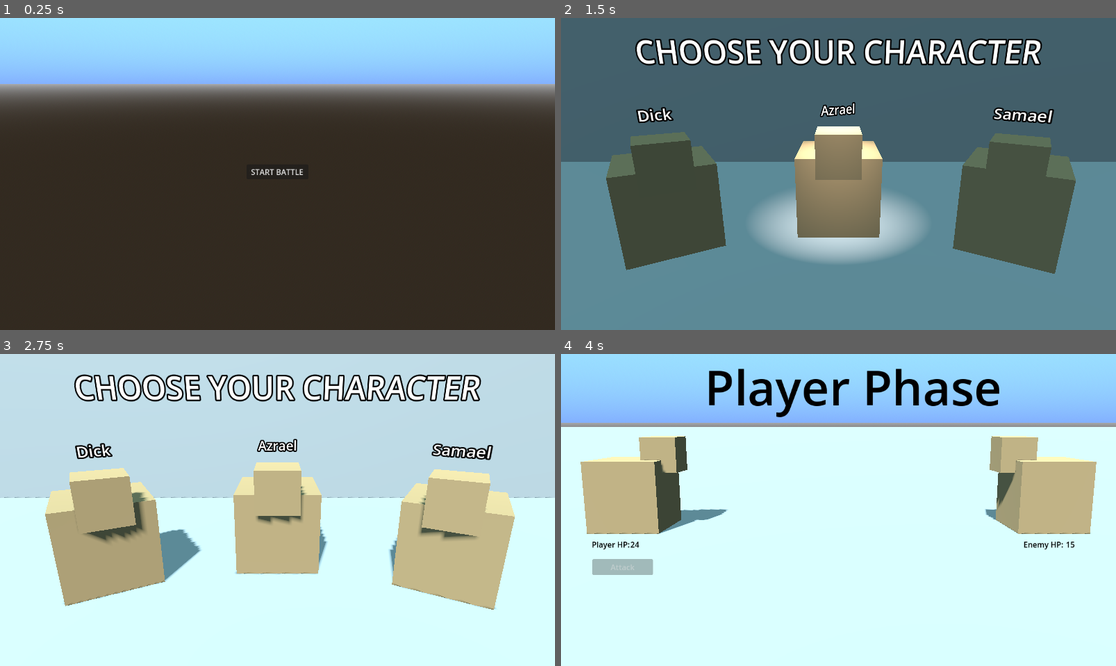
Above: before the commit, frames 1-4 (two rows, left to right).
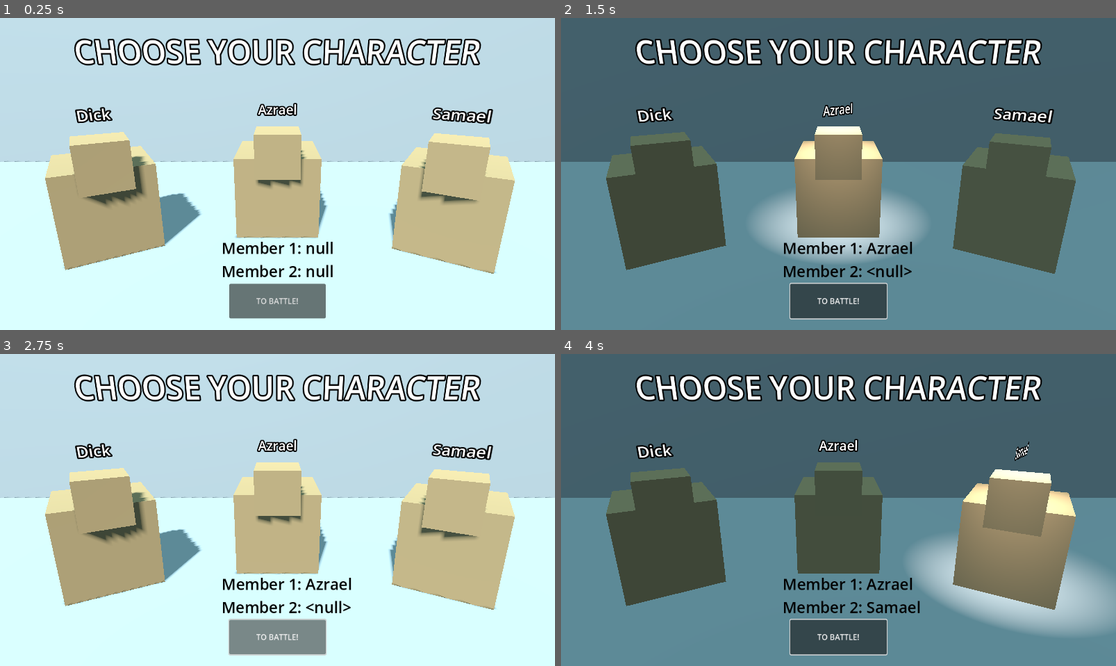
Above: after the commit, the same moments.

Repository: JStockwell/Project_FETEn
Game: Godot game, scene res://Scenes/character_select.tscn
The game is run twice, just before and just after one commit, with the same random seed, the same clock (stepped at 60 frames per second) and the same inputs. Before the commit the project starts from res://Scenes/main_menu.tscn.
Inputs (mouse positions are in pixels of both pictures, inside the frame that each line leads up to):
- Up to frame 1 (0.25 s): no input
- Up to frame 2 (1.5 s): click (838, 301) at 0.5 s, where only the run after the commit has a clickable "TO BATTLE!"; click (838, 170) at 1.25 s, where only the run before the commit has a clickable "START BATTLE"
- Up to frame 3 (2.75 s): click (277, 637) at 2 s, where only the run after the commit has a clickable "TO BATTLE!"
- Up to frame 4 (4 s): click (838, 637) at 2.75 s, where only the run after the commit has a clickable "TO BATTLE!"; tap Enter at 3.5 s; move the mouse to (960, 494) at 3.52 s; click (960, 494) at 3.67 s

The runs differ from the first frame. In frame 1, 100% of the frame differs, in the area x 0-100%, y 0-100%; in frame 2, 2.9%; in frame 3, 2.8%; in frame 4, 99%.

Commit message:
feat: party combat

Diff:
--- a/Scenes/character_select.tscn
+++ b/Scenes/character_select.tscn
@@ -13,14 +13,18 @@
 sky_horizon_color = Color(0.51, 0.689667, 1, 1)
 sky_curve = 0.0494816
 
-[sub_resource type="Sky" id="Sky_1jree"]
+[sub_resource type="Sky" id="Sky_p61ro"]
 sky_material = SubResource("ProceduralSkyMaterial_rmue4")
 
 [sub_resource type="Environment" id="Environment_65n0s"]
 background_mode = 2
-sky = SubResource("Sky_1jree")
+sky = SubResource("Sky_p61ro")
 
 [sub_resource type="BoxMesh" id="BoxMesh_nx7rs"]
+
+[sub_resource type="LabelSettings" id="LabelSettings_3ajwh"]
+font_size = 32
+font_color = Color(0, 0, 0, 1)
 
 [node name="CharacterSelect" type="Node3D"]
 script = ExtResource("1_ttntr")
@@ -110,9 +114,28 @@
 text = "CHOOSE YOUR CHARACTER"
 font_size = 64
 
+[node name="PartyText" type="Label" parent="UI"]
+layout_mode = 0
+offset_left = 460.0
+offset_top = 455.0
+offset_right = 692.0
+offset_bottom = 548.0
+text = "Member 1: null
+Member 2: null"
+label_settings = SubResource("LabelSettings_3ajwh")
+
+[node name="StartGame" type="Button" parent="UI"]
+layout_mode = 0
+offset_left = 476.0
+offset_top = 552.0
+offset_right = 676.0
+offset_bottom = 624.0
+text = "TO BATTLE!"
+
 [connection signal="mouse_entered" from="Characters/Dick" to="." method="_on_dick_mouse_entered"]
 [connection signal="mouse_exited" from="Characters/Dick" to="." method="_on_dick_mouse_exited"]
 [connection signal="mouse_entered" from="Characters/Samael" to="." method="_on_samael_mouse_entered"]
 [connection signal="mouse_exited" from="Characters/Samael" to="." method="_on_samael_mouse_exited"]
 [connection signal="mouse_entered" from="Characters/Azrael" to="." method="_on_azrael_mouse_entered"]
 [connection signal="mouse_exited" from="Characters/Azrael" to="." method="_on_azrael_mouse_exited"]
+[connection signal="pressed" from="UI/StartGame" to="." method="_on_start_game_pressed"]
--- /dev/null
+++ b/Scenes/choose_combat.tscn
@@ -0,0 +1,94 @@
+[gd_scene load_steps=4 format=3 uid="uid://gmeuxbhdj8gy"]
+
+[ext_resource type="Script" path="res://Scripts/choose_combat.gd" id="1_rfwh3"]
+
+[sub_resource type="LabelSettings" id="LabelSettings_u80gp"]
+font_size = 24
+
+[sub_resource type="LabelSettings" id="LabelSettings_n5p71"]
+font_size = 32
+
+[node name="ChooseCombat" type="Control"]
+layout_mode = 3
+anchors_preset = 15
+anchor_right = 1.0
+anchor_bottom = 1.0
+grow_horizontal = 2
+grow_vertical = 2
+script = ExtResource("1_rfwh3")
+
+[node name="DropdownParty" type="OptionButton" parent="."]
+layout_mode = 0
+offset_left = 192.0
+offset_top = 192.0
+offset_right = 384.0
+offset_bottom = 256.0
+allow_reselect = true
+
+[node name="DropdownEnemy" type="OptionButton" parent="."]
+offset_left = 768.0
+offset_top = 192.0
+offset_right = 960.0
+offset_bottom = 256.0
+allow_reselect = true
+
+[node name="StartBattle" type="Button" parent="."]
+layout_mode = 0
+offset_left = 448.0
+offset_top = 448.0
+offset_right = 704.0
+offset_bottom = 576.0
+text = "TO BATTLE!"
+
+[node name="Labels" type="Control" parent="."]
+anchors_preset = 0
+offset_right = 40.0
+offset_bottom = 40.0
+
+[node name="ChooseParty" type="Label" parent="Labels"]
+layout_mode = 0
+offset_left = 192.0
+offset_top = 120.0
+offset_right = 384.0
+offset_bottom = 191.0
+text = "Choose Party Member"
+label_settings = SubResource("LabelSettings_u80gp")
+horizontal_alignment = 1
+autowrap_mode = 3
+
+[node name="ChooseEnemy" type="Label" parent="Labels"]
+offset_left = 768.0
+offset_top = 120.0
+offset_right = 960.0
+offset_bottom = 191.0
+text = "Choose Enemy"
+label_settings = SubResource("LabelSettings_u80gp")
+horizontal_alignment = 1
+autowrap_mode = 3
+
+[node name="PartyHP" type="Label" parent="Labels"]
+layout_mode = 0
+offset_left = 181.0
+offset_top = 256.0
+offset_right = 396.0
+offset_bottom = 376.0
+label_settings = SubResource("LabelSettings_n5p71")
+
+[node name="EnemyHP" type="Label" parent="Labels"]
+offset_left = 757.0
+offset_top = 256.0
+offset_right = 972.0
+offset_bottom = 376.0
+label_settings = SubResource("LabelSettings_n5p71")
+
+[node name="ErrorLabel" type="Label" parent="Labels"]
+layout_mode = 0
+offset_left = 488.0
+offset_top = 392.0
+offset_right = 664.0
+offset_bottom = 441.0
+text = "Player or Enemy has already been defeated"
+horizontal_alignment = 1
+autowrap_mode = 3
+
+[connection signal="pressed" from="StartBattle" to="." method="_on_start_battle_pressed"]
--- /dev/null
+++ b/Scenes/lose.tscn
@@ -0,0 +1,97 @@
+[gd_scene load_steps=8 format=3 uid="uid://c6o0bhwkinueb"]
+
+[ext_resource type="PackedScene" uid="uid://mx0c7vkqcljs" path="res://Scenes/character.tscn" id="1_7gyiw"]
+
+[sub_resource type="BoxMesh" id="BoxMesh_l3ihd"]
+
+[sub_resource type="BoxShape3D" id="BoxShape3D_cu00d"]
+size = Vector3(51, 1, 51)
+
+[sub_resource type="ProceduralSkyMaterial" id="ProceduralSkyMaterial_1oxys"]
+sky_top_color = Color(0.625808, 0.918612, 1, 1)
+sky_horizon_color = Color(0.51, 0.689667, 1, 1)
+sky_curve = 0.0494816
+
+[sub_resource type="Sky" id="Sky_1jree"]
+sky_material = SubResource("ProceduralSkyMaterial_1oxys")
+
+[sub_resource type="Environment" id="Environment_eel7x"]
+background_mode = 2
+sky = SubResource("Sky_1jree")
+
+[sub_resource type="BoxMesh" id="BoxMesh_t1wwb"]
+
+[node name="Lose" type="Node3D"]
+
+[node name="Floor" type="StaticBody3D" parent="."]
+transform = Transform3D(1.01002, 0, 0, 0, 1.01002, 0, 0, 0, 1.01002, 0, -1, 0)
+
+[node name="MeshInstance3D" type="MeshInstance3D" parent="Floor"]
+transform = Transform3D(50, 0, 0, 0, 1, 0, 0, 0, 50, 0, 0, 0)
+mesh = SubResource("BoxMesh_l3ihd")
+
+[node name="CollisionShape3D" type="CollisionShape3D" parent="Floor"]
+shape = SubResource("BoxShape3D_cu00d")
+
+[node name="Characters" type="Node3D" parent="."]
+
+[node name="Dick" parent="Characters" instance=ExtResource("1_7gyiw")]
+transform = Transform3D(0.524926, -0.848169, 0.0711492, 0.0737786, -0.0379353, -0.996553, 0.847944, 0.528366, 0.0426635, -2, 0, 0)
+mass = 80.0
+
+[node name="DickLight" type="SpotLight3D" parent="Characters/Dick"]
+transform = Transform3D(-4.37114e-08, -0.952129, 0.305695, 0, 0.305695, 0.952129, -1, 4.16189e-08, -1.33624e-08, 1, 3, 0)
+visible = false
+light_energy = 15.0
+spot_range = 4.82065
+spot_angle = 19.4382
+
+[node name="DickTitle" type="Label3D" parent="Characters/Dick"]
+transform = Transform3D(-4.37114e-08, 0, 1, 0, 1, 0, -1, 0, -4.37114e-08, 0, 1, 0)
+text = "Dick"
+
+[node name="Samael" parent="Characters" instance=ExtResource("1_7gyiw")]
+transform = Transform3D(0.00866877, 0.901221, -0.433273, 0.998278, 0.0173375, 0.0560356, 0.0580125, -0.433013, -0.899519, 2, 0, 0.068)
+
+[node name="SamaelLight" type="SpotLight3D" parent="Characters/Samael"]
+transform = Transform3D(-4.37114e-08, -0.95213, 0.305695, 0, 0.305696, 0.952129, -1, 4.16189e-08, -1.33624e-08, 1, 3, 0)
+visible = false
+light_energy = 15.0
+spot_range = 4.82065
+spot_angle = 19.4382
+
+[node name="SamaelTitle" type="Label3D" parent="Characters/Samael"]
+transform = Transform3D(-4.37114e-08, 0, 1, 0, 1, 0, -1, 0, -4.37114e-08, -0.0588897, 1, 0.034)
+text = "Samael"
+
+[node name="Azrael" parent="Characters" instance=ExtResource("1_7gyiw")]
+transform = Transform3D(-4.37114e-08, 0, -1, -1, -4.37114e-08, 4.37114e-08, -4.37114e-08, 1, 1.91069e-15, 0, 0, -0.504442)
+
+[node name="AzraelLight" type="SpotLight3D" parent="Characters/Azrael"]
+transform = Transform3D(-4.37114e-08, -0.952129, 0.305695, 0, 0.305695, 0.952129, -1, 4.16189e-08, -1.33624e-08, 1, 3, 0)
+visible = false
+light_energy = 15.0
+spot_range = 4.82065
+spot_angle = 19.4382
+
+[node name="AzraelTitle" type="Label3D" parent="Characters/Azrael"]
+transform = Transform3D(-4.37114e-08, 0, 1, 0, 1, 0, -1, 0, -4.37114e-08, 0, 1, 0)
+text = "Azrael"
+
+[node name="Pivot" type="Marker3D" parent="."]
+transform = Transform3D(1, 0, 0, 0, 0.953491, 0.301422, 0, -0.301422, 0.953491, 0, 0, 0)
+
+[node name="Camera3D" type="Camera3D" parent="Pivot"]
+transform = Transform3D(1, 0, 0, 0, 1, 5.96046e-08, 0, -2.98023e-08, 1, 0, 0.310599, 3.94123)
+environment = SubResource("Environment_eel7x")
+fov = 50.0
+
+[node name="Wall" type="MeshInstance3D" parent="."]
+transform = Transform3D(19.488, 0, 0, 0, 10.1376, 0, 0, 0, 1, 0, 0, -4)
+mesh = SubResource("BoxMesh_t1wwb")
+skeleton = NodePath("")
+
+[node name="Label3D" type="Label3D" parent="."]
+transform = Transform3D(1, 0, 0, 0, 1, 0, 0, 0, 1, 0, 1.57062, 0)
+text = "YOU SUCK"
+font_size = 128
--- /dev/null
+++ b/Scenes/victory.tscn
@@ -0,0 +1,96 @@
+[gd_scene load_steps=9 format=3 uid="uid://dsxjb7n4hshee"]
+
+[ext_resource type="Script" path="res://Scripts/victory.gd" id="1_fotd0"]
+[ext_resource type="PackedScene" uid="uid://mx0c7vkqcljs" path="res://Scenes/character.tscn" id="2_x4e2s"]
+
+[sub_resource type="BoxMesh" id="BoxMesh_vlo5m"]
+
+[sub_resource type="BoxShape3D" id="BoxShape3D_j8hrw"]
+size = Vector3(51, 1, 51)
+
+[sub_resource type="ProceduralSkyMaterial" id="ProceduralSkyMaterial_6hlkx"]
+sky_top_color = Color(0.625808, 0.918612, 1, 1)
+sky_horizon_color = Color(0.51, 0.689667, 1, 1)
+sky_curve = 0.0494816
+
+[sub_resource type="Sky" id="Sky_4a266"]
+sky_material = SubResource("ProceduralSkyMaterial_6hlkx")
+
+[sub_resource type="Environment" id="Environment_6kn6m"]
+background_mode = 2
+sky = SubResource("Sky_4a266")
+
+[sub_resource type="BoxMesh" id="BoxMesh_05okx"]
+
+[node name="Victory" type="Node3D"]
+script = ExtResource("1_fotd0")
+
+[node name="Floor" type="StaticBody3D" parent="."]
+transform = Transform3D(1.01002, 0, 0, 0, 1.01002, 0, 0, 0, 1.01002, 0, -1, 0)
+
+[node name="MeshInstance3D" type="MeshInstance3D" parent="Floor"]
+transform = Transform3D(50, 0, 0, 0, 1, 0, 0, 0, 50, 0, 0, 0)
+mesh = SubResource("BoxMesh_vlo5m")
+
+[node name="CollisionShape3D" type="CollisionShape3D" parent="Floor"]
+shape = SubResource("BoxShape3D_j8hrw")
+
+[node name="Characters" type="Node3D" parent="."]
+
+[node name="Dick" parent="Characters" instance=ExtResource("2_x4e2s")]
+transform = Transform3D(0.5, 2.18557e-08, -0.866026, -5.85622e-09, 1, 2.18557e-08, 0.866026, -5.85622e-09, 0.5, -2, 0, 0)
+mass = 80.0
+
+[node name="DickLight" type="SpotLight3D" parent="Characters/Dick"]
+transform = Transform3D(-4.37114e-08, -0.952129, 0.305695, 0, 0.305695, 0.952129, -1, 4.16189e-08, -1.33624e-08, 1, 3, 0)
+light_energy = 15.0
+spot_range = 4.82065
+spot_angle = 19.4382
+
+[node name="DickTitle" type="Label3D" parent="Characters/Dick"]
+transform = Transform3D(-4.37114e-08, 0, 1, 0, 1, 0, -1, 0, -4.37114e-08, 0, 1, 0)
+text = "Dick"
+
+[node name="Samael" parent="Characters" instance=ExtResource("2_x4e2s")]
+transform = Transform3D(-0.5, 0, -0.866025, 0, 1, 0, 0.866025, 0, -0.5, 2, 0, 0.068)
+
+[node name="SamaelLight" type="SpotLight3D" parent="Characters/Samael"]
+transform = Transform3D(-4.37114e-08, -0.95213, 0.305695, 0, 0.305696, 0.952129, -1, 4.16189e-08, -1.33624e-08, 1, 3, 0)
+light_energy = 15.0
+spot_range = 4.82065
+spot_angle = 19.4382
+
+[node name="SamaelTitle" type="Label3D" parent="Characters/Samael"]
+transform = Transform3D(-4.37114e-08, 0, 1, 0, 1, 0, -1, 0, -4.37114e-08, -0.0588897, 1, 0.034)
+text = "Samael"
+
+[node name="Azrael" parent="Characters" instance=ExtResource("2_x4e2s")]
+transform = Transform3D(-4.37114e-08, 0, -1, 0, 1, 0, 1, 0, -4.37114e-08, 0, 0, -0.504442)
+
+[node name="AzraelLight" type="SpotLight3D" parent="Characters/Azrael"]
+transform = Transform3D(-4.37114e-08, -0.952129, 0.305695, 0, 0.305695, 0.952129, -1, 4.16189e-08, -1.33624e-08, 1, 3, 0)
+light_energy = 15.0
+spot_range = 4.82065
+spot_angle = 19.4382
+
+[node name="AzraelTitle" type="Label3D" parent="Characters/Azrael"]
+transform = Transform3D(-4.37114e-08, 0, 1, 0, 1, 0, -1, 0, -4.37114e-08, 0, 1, 0)
+text = "Azrael"
+
+[node name="Pivot" type="Marker3D" parent="."]
+transform = Transform3D(1, 0, 0, 0, 0.953491, 0.301422, 0, -0.301422, 0.953491, 0, 0, 0)
+
+[node name="Camera3D" type="Camera3D" parent="Pivot"]
+transform = Transform3D(1, 0, 0, 0, 1, 5.96046e-08, 0, -2.98023e-08, 1, 0, 0.310599, 3.94123)
+environment = SubResource("Environment_6kn6m")
+fov = 50.0
+
+[node name="Wall" type="MeshInstance3D" parent="."]
+transform = Transform3D(19.488, 0, 0, 0, 10.1376, 0, 0, 0, 1, 0, 0, -4)
+mesh = SubResource("BoxMesh_05okx")
+skeleton = NodePath("")
+
+[node name="Label3D" type="Label3D" parent="."]
+transform = Transform3D(1, 0, 0, 0, 1, 0, 0, 0, 1, 0, 1.57062, 0)
+text = "VICTORY"
+font_size = 128
--- a/Scripts/character_select.gd
+++ b/Scripts/character_select.gd
@@ -21,6 +21,9 @@
 @onready
 var ambientLight = $Lights/DirectionalLight3D
 
+@onready
+var partyText = $UI/PartyText
+
 var inDick = false
 var inSamael = false
 var inAzrael = false
@@ -28,6 +31,8 @@
 var dickLabelVel = 0
 var samaelLabelVel = 0
 var azraelLabelVel = 0
+
+var tempParty = [null,null]
 
 func _process(delta):
 	dickLabel.rotate(Vector3(0,1,0), dickLabelVel)
@@ -41,16 +46,29 @@
 			return
 
 		if inDick:
-			GameStatus.activePlayer = GameStatus.playerList["Dick"]
+			modify_party("Dick")
 
 		elif inSamael:
-			GameStatus.activePlayer = GameStatus.playerList["Samael"]
+			modify_party("Samael")
 
 		elif inAzrael:
-			GameStatus.activePlayer = GameStatus.playerList["Azrael"]
+			modify_party("Azrael")
 
-		get_tree().change_scene_to_file("res://Scenes/combat_proto.tscn")
 
+func modify_party(name):
+	if tempParty.has(name):
+		tempParty.remove_at(tempParty.find(name))
+		tempParty.append(null)
+
+	elif tempParty[0] == null:
+		tempParty.remove_at(0)
+		tempParty.insert(0, name)
+
+	elif tempParty[1] == null:
+		tempParty.remove_at(1)
+		tempParty.append(name)
+
+	partyText.text = "Member 1: {member1}\nMember 2: {member2}".format({"member1": tempParty[0],"member2":tempParty[1]})
 
 func _on_dick_mouse_entered():
 	inDick = true
@@ -94,3 +112,10 @@
 	ambientLight.show()
 	azraelLabelVel = 0
 	azraelLabel.set_rotation_degrees(Vector3(0,90,0))
+
+
+func _on_start_game_pressed():
+	if tempParty.count(null) == 0:
+		GameStatus.party[tempParty[0]] = GameStatus.playerList[tempParty[0]]
+		GameStatus.party[tempParty[1]] = GameStatus.playerList[tempParty[1]]
+		get_tree().change_scene_to_file("res://Scenes/choose_combat.tscn")
--- /dev/null
+++ b/Scripts/choose_combat.gd
@@ -0,0 +1,36 @@
+extends Control
+
+@onready
+var dropdownParty = $DropdownParty
+
+@onready
+var dropdownEnemies = $DropdownEnemy
+
+@onready
+var partyHP = $Labels/PartyHP
+
+@onready
+var enemyHP = $Labels/EnemyHP
+
+@onready
+var errorLabel = $Labels/ErrorLabel
+
+func _ready():
+	errorLabel.hide()
+
+	for character in GameStatus.party.keys():
+		dropdownParty.add_item(character)
+		partyHP.text += "{character}: {currentHP}/{maxHP}\n".format({"character":character,"currentHP":GameStatus.party[character]["current_health"],"maxHP":GameStatus.party[character]["max_health"]})
+
+	for enemy in GameStatus.enemies.keys():
+		dropdownEnemies.add_item(enemy)
+		enemyHP.text += "{enemy}: {currentHP}/{maxHP}\n".format({"enemy":enemy,"currentHP":GameStatus.enemies[enemy]["current_health"],"maxHP":GameStatus.enemies[enemy]["max_health"]})
+
+
+func _on_start_battle_pressed():
+	GameStatus.set_active_player(GameStatus.party[dropdownParty.get_item_text(dropdownParty.get_selected_id())])
+	GameStatus.set_active_enemy(dropdownEnemies.get_item_text(dropdownEnemies.get_selected_id()), GameStatus.enemies[dropdownEnemies.get_item_text(dropdownEnemies.get_selected_id())])
+	if GameStatus.activePlayer["current_health"] > 0 and GameStatus.activeEnemy["current_health"] > 0:
+		get_tree().change_scene_to_file("res://Scenes/combat_proto.tscn")
+	else:
+		errorLabel.show()
--- a/Scripts/combat_proto.gd
+++ b/Scripts/combat_proto.gd
@@ -31,8 +31,6 @@
 var enemyStatsLabel = $UI/StatsLabel/EnemyStatsLabel
 
 var isPlayerPhase = true
-
-signal quitGame
 
 # Called when the node enters the scene tree for the first time.
 func _ready():
@@ -72,6 +70,7 @@
 
 
 func _on_button_attack_pressed():
+	buttonAttack.disabled = true
 	attack_calculation(Enemy, Player.get_attack(), hpLabelEnemy, true)
 
 func enemy_attack():
@@ -85,21 +84,47 @@
 	label.text = str(max(0,finalHP))
 
 	if finalHP > 0:
+		if isPlayer:
+			GameStatus.set_active_enemy_hp(finalHP)
+		else:
+			GameStatus.set_active_player_hp(finalHP)
 		change_phase()
+
 	else:
 		buttonAttack.disabled = true
 
 		if isPlayer:
-			phaseText.text = "VICTORY"
+			phaseText.text = "ENEMY DEFEATED"
+			GameStatus.set_active_enemy_hp(0)
 		else:
 			phaseText.text = "YOU LOST"
+			GameStatus.set_active_player_hp(0)
 
 		phaseText.show()
 		defender.death(damage)
+		save_result()
 		await wait(1.5)
-		endText.show()
-		await Signal(self,"quitGame")
-		get_tree().quit()
+
+		if isPlayer:
+			var enemyHealthPool = 0
+			for enemy in GameStatus.enemies:
+				enemyHealthPool += GameStatus.enemies[enemy]["current_health"]
+
+			if enemyHealthPool <= 0:
+				get_tree().change_scene_to_file("res://Scenes/victory.tscn")
+			else:
+				get_tree().change_scene_to_file("res://Scenes/choose_combat.tscn")
+
+		else:
+			var playerHealthPool = 0
+			for player in GameStatus.party:
+				playerHealthPool += GameStatus.party[player]["current_health"]
+
+			if playerHealthPool <= 0:
+				print("HELP")
+				get_tree().change_scene_to_file("res://Scenes/lose.tscn")
+			else:
+				get_tree().change_scene_to_file("res://Scenes/choose_combat.tscn")
 
 func damage_calculation(att, def):
 	var damage = 0
@@ -113,6 +138,12 @@
 func setStatsLabel(label, statsSet):
 	label.text = "Name: {name}\nMax HP: {maxHP}\nAttack: {att}\nDefense: {def}".format({"name": statsSet["name"], "maxHP": statsSet["max_health"], "att": statsSet["attack"], "def": statsSet["defense"]})
 
+func save_result():
+	GameStatus.party[GameStatus.activePlayer["name"]] = GameStatus.activePlayer
+	var enemyId = GameStatus.activeEnemy["id"]
+	GameStatus.activeEnemy.erase("id")
+	GameStatus.enemies[enemyId] = GameStatus.activeEnemy
+
 # Utility functions
 func wait(time):
 	await get_tree().create_timer(time).timeout
@@ -120,7 +151,6 @@
 
 func _on_player_mouse_entered():
 	playerStatsLabel.show()
-
 
 
 func _on_player_mouse_exited():
@@ -131,7 +161,5 @@
 	enemyStatsLabel.show()
 
 
-
-
 func _on_enemy_mouse_exited():
 	enemyStatsLabel.hide()
--- a/Scripts/game_status.gd
+++ b/Scripts/game_status.gd
@@ -1,4 +1,17 @@
 extends Node
+
+func set_active_player(stats):
+	activePlayer = stats
+
+func set_active_enemy(id, stats):
+	activeEnemy = stats
+	activeEnemy["id"] = id
+
+func set_active_player_hp(hp):
+	activePlayer["current_health"] = hp
+
+func set_active_enemy_hp(hp):
+	activeEnemy["current_health"] = hp
 
 var activePlayer = {
 		"name": null,
@@ -9,12 +22,41 @@
 	}
 
 var activeEnemy = {
+		"id": null,
+		"name": null,
+		"max_health": null,
+		"current_health": null,
+		"attack": null,
+		"defense": null
+	}
+
+var party = {
+
+}
+
+var enemies = {
+	"Goblin_1" = {
 		"name": "Goblin",
-		"max_health": 15,
-		"current_health": 15,
+		"max_health": 16,
+		"current_health": 16,
 		"attack": 5,
 		"defense": 3
+	},
+	"Goblin_2" = {
+		"name": "Goblin",
+		"max_health": 16,
+		"current_health": 16,
+		"attack": 5,
+		"defense": 3
+	},
+	"Orc_1" = {
+		"name": "Orc",
+		"max_health": 45,
+		"current_health": 45,
+		"attack": 10,
+		"defense": 6
 	}
+}
 
 var playerList = {
 	"Dick": {
--- /dev/null
+++ b/Scripts/victory.gd
@@ -0,0 +1,21 @@
+extends Node3D
+
+signal quitGame
+
+@onready
+var dick = $Characters/Dick
+
+@onready
+var samael = $Characters/Samael
+
+@onready
+var azrael = $Characters/Azrael
+
+func _process(delta):
+	dick.rotate(Vector3(0,1,0), 0.1)
+	samael.rotate(Vector3(0,1,0), 0.1)
+	azrael.rotate(Vector3(0,1,0), 0.1)
+
+func _input(event):
+	if Input.is_mouse_button_pressed(MOUSE_BUTTON_LEFT):
+		emit_signal("quitGame")
--- a/project.godot
+++ b/project.godot
@@ -11,8 +11,8 @@
 [application]
 
 config/name="Project_FETEn"
-config/version="proto_combat_v2"
-run/main_scene="res://Scenes/main_menu.tscn"
+config/version="proto_combat"
+run/main_scene="res://Scenes/character_select.tscn"
 config/features=PackedStringArray("4.2", "Forward Plus")
 config/icon="res://icon.svg"
 
Not shown: 1 places in Scenes/character_select.tscn that only renumber resources
Not shown, added: Scenes/cho9718.tmp
